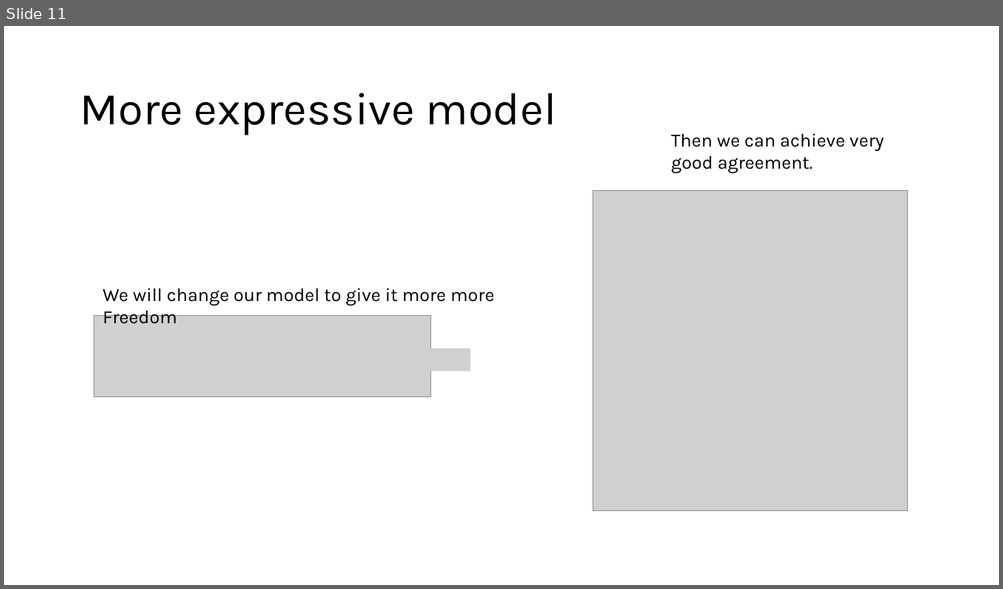
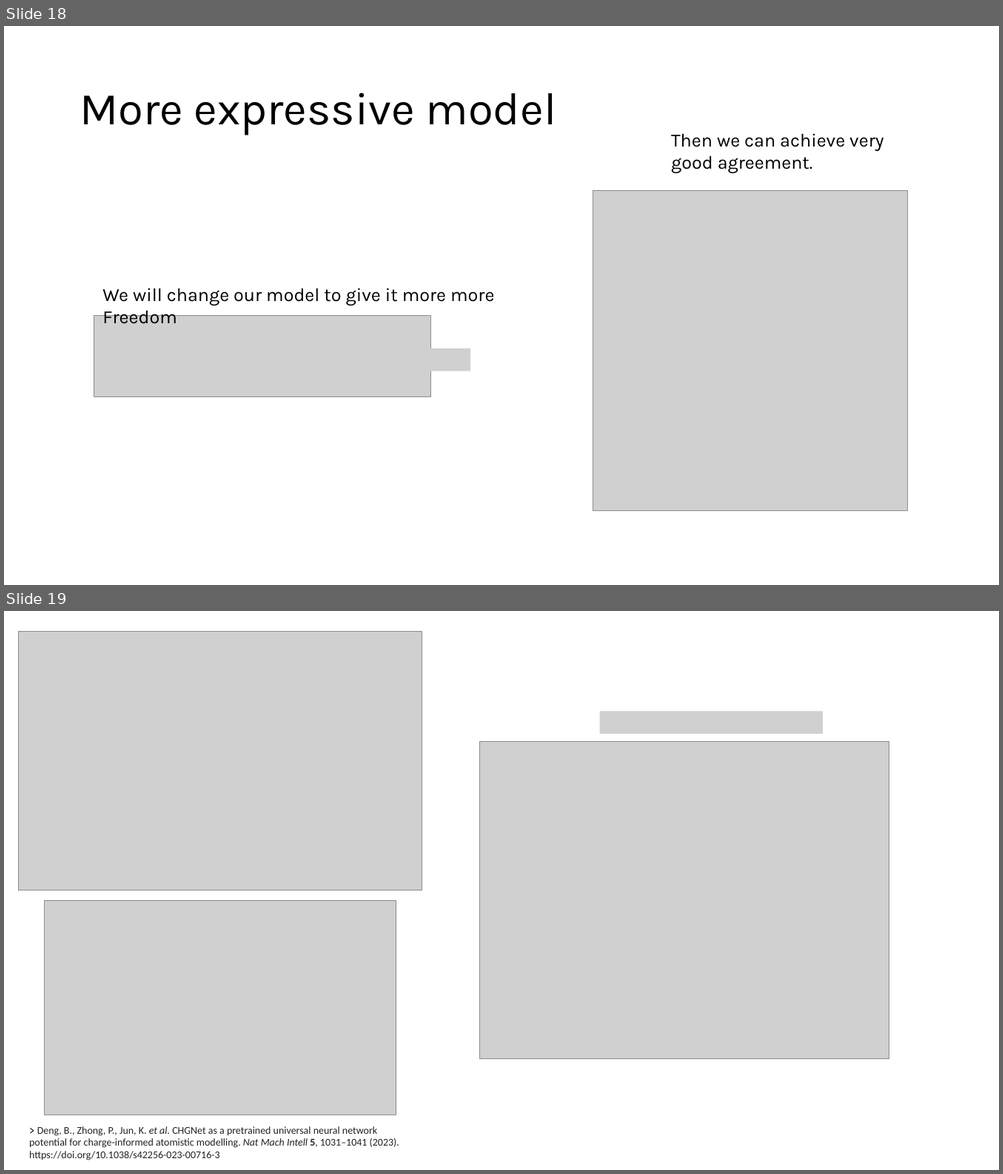
Before and after one commit to Mads-PeterVC/imlms, a slide deck: lessons/lesson_3/lecture3.pptx. Shown one above the other, each under a label of ours: slide 11 before the commit, slides 18 and 19 after it. The pictures are 1003x589 and 1003x1174 pixels, drawn with LibreOffice and Linux fonts; fonts in the diff are those of the drawing; grey boxes stand for pictures. Boxes give left, top, right and bottom in pixels: in the first picture for what was removed or moved away, otherwise in the second. Text is boxed around its words. In the diff, an @@ line names an element or a change of style, - is before the commit and + after.

```diff
--- a/lessons/lesson_3/lecture3.pptx
+++ b/lessons/lesson_3/lecture3.pptx
@@ slide 19 added at <box>4,611,999,1170</box>, background #FFFFFF @@
@@ picture added at <box>18,631,422,891</box> @@
@@ picture added at <box>600,711,822,733</box> @@
@@ picture added at <box>479,741,889,1059</box> @@
@@ picture added at <box>44,900,396,1116</box> @@
@@ text added at <box>29,1127,399,1161</box>, 10 pt, text #222222 @@
+> Deng, B., Zhong, P., Jun, K. et al. CHGNet as a pretrained universal neural network potential for charge-informed atomistic modelling. Nat Mach Intell 5, 1031–1041 (2023). https://doi.org/10.1038/s42256-023-00716-3
@@ what was slide 11 is now slide 18 @@
```
Also in this commit, not shown: 7 other slides added, 6 other files.
